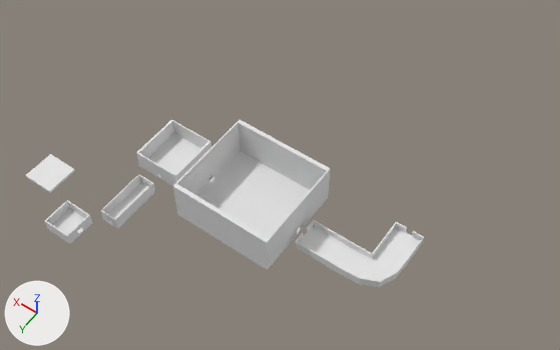
The Blender file Assets/Models/env/Level/LevelNew.blend, before and after one commit.
One viewpoint serves both versions: a 50 mm camera at (-27.1, 15.0, 41.0) aimed at (-9.0, -10.4, 1.1). Every picture has the same lights, and +X, +Y and +Z are marked at lower left.
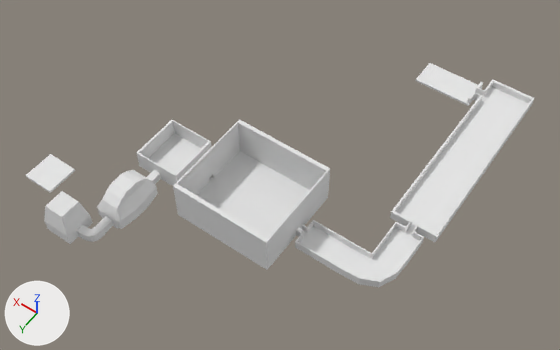
Where the newer file only moved an object's origin or applied its transform, the numbers keep the older frame.

Changed parts and their boxes [x1, y1, x2, y2] in the pictures (560 x 350 px):
'Cube', reshaped (27% wider, 34% taller)
    before: [25, 120, 424, 287]
    after: [25, 63, 534, 287]
part 1 of me_cube, built on
    before: [101, 174, 155, 228]
    after: [44, 170, 213, 242]
part 2 of me_cube, added
    after: [296, 63, 534, 242]

Diff of the bpy script that builds the scene:
```diff
--- a/Assets/Models/env/Level/LevelNew.blend.py
+++ b/Assets/Models/env/Level/LevelNew.blend.py
@@ me_cube @@
 # used by ob_cube; location = (0.0, 0.0, 0.0); scale = (1.0, 1.0, 0.0785)
-me_cube.from_pydata(...)  # 1116 vertices, 1118 faces; spans x -18.9..1.0, y -11.9..1.0, z -1.0..69.3
+me_cube.from_pydata(...)  # 1968 vertices, 1946 faces; spans x -19.5..1.0, y -26.9..1.0, z -1.0..69.3
+# me_cube part 1: 26 vertices moved from x -2.6..-1.4, y -5.1..-1.7, z 1.0..11.5 to x -2.9..-1.0, y -5.1..-1.7, z 1.0..11.5; 6 vertices removed from x -2.6..-1.4, y -5.1..-1.7, z 1.0..11.5; 594 vertices added at x -5.0..0.7, y -8.4..0.7, z -1.0..30.0
+# me_cube part 2: 264 vertices added at x -19.5..-11.5, y -26.9..-7.7, z -1.0..7.5
 me_cube.materials.append(mat_material)
```
